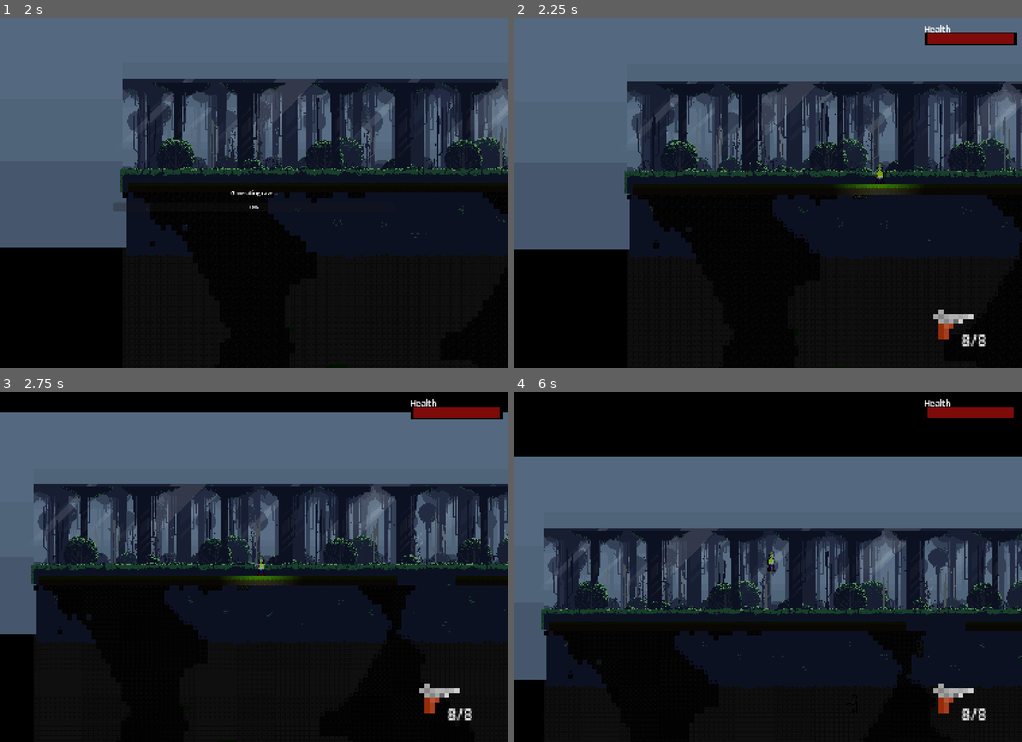
Above: before the commit, frames 1-4 (two rows, left to right).
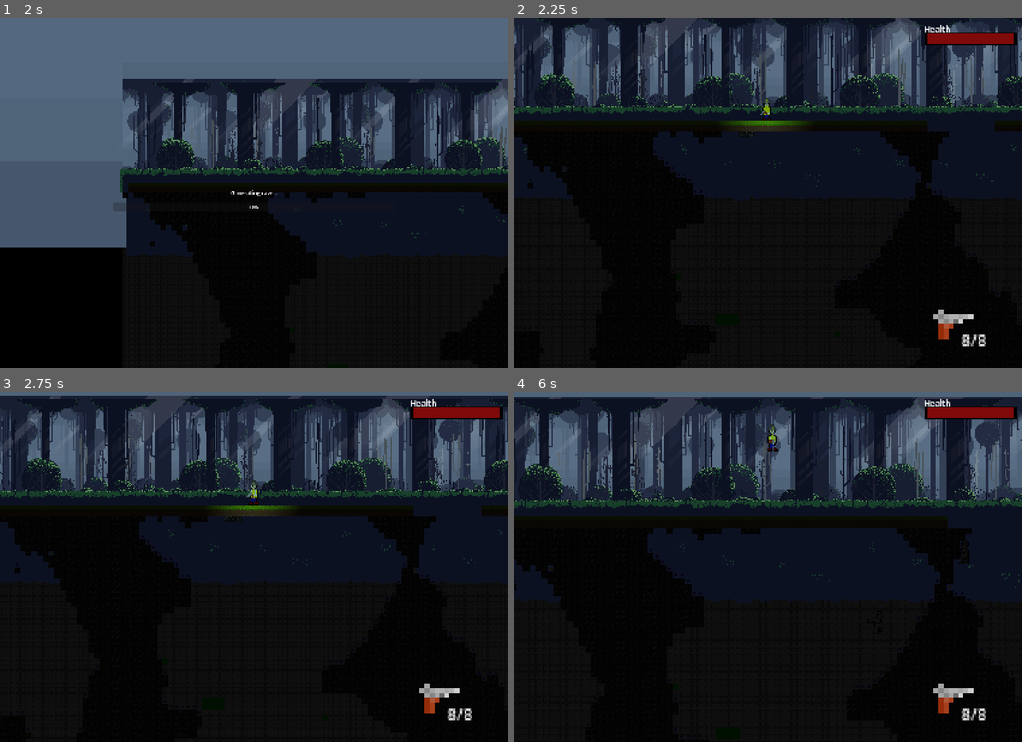
Above: after the commit, the same moments.

Repository: dullee/cave_game
Game: Godot game, scene res://UI/start_menu.tscn
The game is run twice, just before and just after one commit, with the same random seed, the same clock (stepped at 60 frames per second) and the same inputs. The engine's default icon, where the game draws it, is replaced by a stand-in: a white triangle on a blue panel in a dark square.
Inputs (mouse positions are in pixels of both pictures, inside the frame that each line leads up to):
- Up to frame 1 (2 s): click "Singleplayer" at 0.5 s; move the mouse to (365, 175) at 1.27 s; tap A (a) at 1.35 s; tap D (d) at 1.55 s
- Up to frame 2 (2.25 s): tap Enter at 2 s; move the mouse to (666, 210) at 2.02 s; tap D (d) at 2.1 s
- Up to frame 3 (2.75 s): tap Mouse wheel down (mouse_wheel_down) at 2.3 s
- Up to frame 4 (6 s): move the mouse to (818, 490) at 2.77 s; hold Shift (left_shift) 2.78-3.53 s; hold Mouse wheel down (mouse_wheel_down) 2.78-3.53 s; tap Mouse wheel up (mouse_wheel_up) at 3.05, 3.6 s; move the mouse to (742, 637) at 3.52 s; tap R (r) at 3.8, 4.35 s; move the mouse to (920, 619) at 4.27 s; tap A (a) at 4.55, 5.1 s; move the mouse to (615, 514) at 5.02 s; hold Shift (left_shift) 5.03-5.78 s; tap D (d) at 5.3, 5.85 s; move the mouse to (793, 567) at 5.77 s; hold Mouse wheel down (mouse_wheel_down) from 5.78 s (still down)

Frame 1 is identical in both runs. In frame 2, 45% of the frame differs, in the area x 0-100%, y 0-70%; in frame 3, 46%; in frame 4, 60%, in the area x 0-100%, y 0-85%.

Commit message:
Centralize camera zoom/limits and input toggles
Move camera zoom and world-clamping logic out of the player and into a dedicated Camera2D script: add zoom controls, configurable min/max zoom, calculation of world limits from the cave generator/tilemap, and runtime clamping of position and zoom. Add input enable state to SignalBus (with is_input_enabled()) and make InputManager check that state instead of relying solely on its own flag; connect signals to toggle the shared input flag. Also remove obsolete mouse-wheel handling from player and a debug print in knockback handling.

Diff:
--- a/entities/player/player.gd
+++ b/entities/player/player.gd
@@ -50,20 +50,10 @@
 func get_weapon_component() -> WeaponComponent: return weapon_component
 
 func _unhandled_input(_event: InputEvent) -> void:
-	var camera = get_tree().get_first_node_in_group("camera")
 	if not is_multiplayer_authority():
 		return
-
 	if input_manager.is_action_just_pressed("esc"):
 		SceneManager.open_pause()
-	if input_manager.is_action_just_pressed("mouse_wheel_up"):
-		if camera.zoom == Vector2(0,0):
-			camera.zoom += Vector2(0.1, 0.1)
-		camera.zoom += Vector2(0.1, 0.1)
-	if input_manager.is_action_just_pressed("mouse_wheel_down"):
-		if camera.zoom == Vector2(0,0):
-			camera.zoom -= Vector2(0.1, 0.1)
-		camera.zoom -= Vector2(0.1, 0.1)
 
 func _physics_process(delta: float) -> void:
 	if not is_multiplayer_authority() or not input_manager.is_enabled():
@@ -203,8 +193,6 @@
 	_do_knockback(knockback_dir)
 
 func _do_knockback(knockback_dir: Vector2) -> void:
-	print("knockback received | dir: ", knockback_dir,
-		  " | is_authority: ", is_multiplayer_authority())
 	_apply_knockback(knockback_dir)
 
 func _apply_knockback(direction: Vector2) -> void:
--- a/entities/player/player_camera.gd
+++ b/entities/player/player_camera.gd
@@ -1,7 +1,53 @@
+# world_camera.gd
 extends Camera2D
 
 var target: Node2D = null
 var follow_speed := 5.0
+
+var _limit_left := 0
+var _limit_right := 0
+var _limit_top := -350
+var _limit_bottom := 0
+
+@export var zoom_speed := 0.1
+@export var min_zoom := 0.5
+@export var max_zoom := 3.0
+
+var input_manager: InputManager
+
+func _ready() -> void:
+	SignalBus.cave_generated.connect(_set_limits)
+
+func _unhandled_input(event: InputEvent) -> void:
+	if not SignalBus.is_input_enabled():
+		return
+	if not target:
+		return
+	if event.is_action_pressed("mouse_wheel_up"):
+		_adjust_zoom(zoom_speed)
+	if event.is_action_pressed("mouse_wheel_down"):
+		_adjust_zoom(-zoom_speed)
+
+func _adjust_zoom(amount: float) -> void:
+	var new_zoom = clamp(zoom.x + amount, min_zoom, max_zoom)
+	zoom = Vector2(new_zoom, new_zoom)
+	_clamp_to_limits()  # re-clamp immediately after zoom change
+
+func _set_limits() -> void:
+	var cave_gen = get_tree().get_first_node_in_group("cave_generator")
+	var tilemap = get_tree().get_first_node_in_group("tilemaplayer")
+	if not cave_gen or not tilemap:
+		return
+	var tile_size = tilemap.tile_set.tile_size.x
+	_limit_left = 0
+	_limit_right = cave_gen.map_width * tile_size
+	_limit_top = -350
+	_limit_bottom = cave_gen.map_height * tile_size
+	# Set built in limits too
+	limit_left = _limit_left
+	limit_right = _limit_right
+	limit_top = _limit_top
+	limit_bottom = _limit_bottom
 
 func set_target(node: Node2D) -> void:
 	target = node
@@ -10,3 +56,21 @@
 func _process(delta: float) -> void:
 	if target and is_instance_valid(target):
 		global_position = global_position.lerp(target.global_position, follow_speed * delta)
+	_clamp_to_limits()
+
+func _clamp_to_limits() -> void:
+	if _limit_right == 0:
+		return
+	# Get viewport size adjusted for zoom
+	var viewport_size = get_viewport_rect().size / zoom
+	var half_w = viewport_size.x * 0.5
+	var half_h = viewport_size.y * 0.5
+	# Clamp so camera never shows outside bounds
+	global_position.x = clamp(global_position.x, _limit_left + half_w, _limit_right - half_w)
+	global_position.y = clamp(global_position.y, _limit_top + half_h, _limit_bottom - half_h)
+	# Also clamp zoom so it never shows outside bounds at max zoom out
+	var max_zoom_x = (_limit_right - _limit_left) / get_viewport_rect().size.x
+	var max_zoom_y = (_limit_bottom - _limit_top) / get_viewport_rect().size.y
+	min_zoom = min(max_zoom_x, max_zoom_y)
+	zoom.x = max(zoom.x, min_zoom)
+	zoom.y = max(zoom.y, min_zoom)
--- a/scripts/autoloads/signal_bus.gd
+++ b/scripts/autoloads/signal_bus.gd
@@ -1,4 +1,6 @@
 extends Node
+
+var _input_enabled := true
 
 @warning_ignore("unused_signal") signal cave_generated
 @warning_ignore("unused_signal") signal player_spawned
@@ -12,3 +14,10 @@
 @warning_ignore("unused_signal") signal wave_ended(wave_num: int)
 @warning_ignore("unused_signal") signal enemies_remaining(count: int)
 @warning_ignore("unused_signal") signal spawn_tiles_updated
+
+func _ready() -> void:
+	input_disabled.connect(func(): _input_enabled = false)
+	input_enabled.connect(func(): _input_enabled = true)
+
+func is_input_enabled() -> bool:
+	return _input_enabled
--- a/scripts/input_manager.gd
+++ b/scripts/input_manager.gd
@@ -9,7 +9,7 @@
 	SignalBus.input_enabled.connect(func(): _enabled = true)
 
 func is_enabled() -> bool:
-	return _enabled and get_parent().is_multiplayer_authority()
+	return SignalBus.is_input_enabled() and get_parent().is_multiplayer_authority()
 
 func is_action_pressed(action: StringName) -> bool:
 	return _enabled and Input.is_action_pressed(action)
